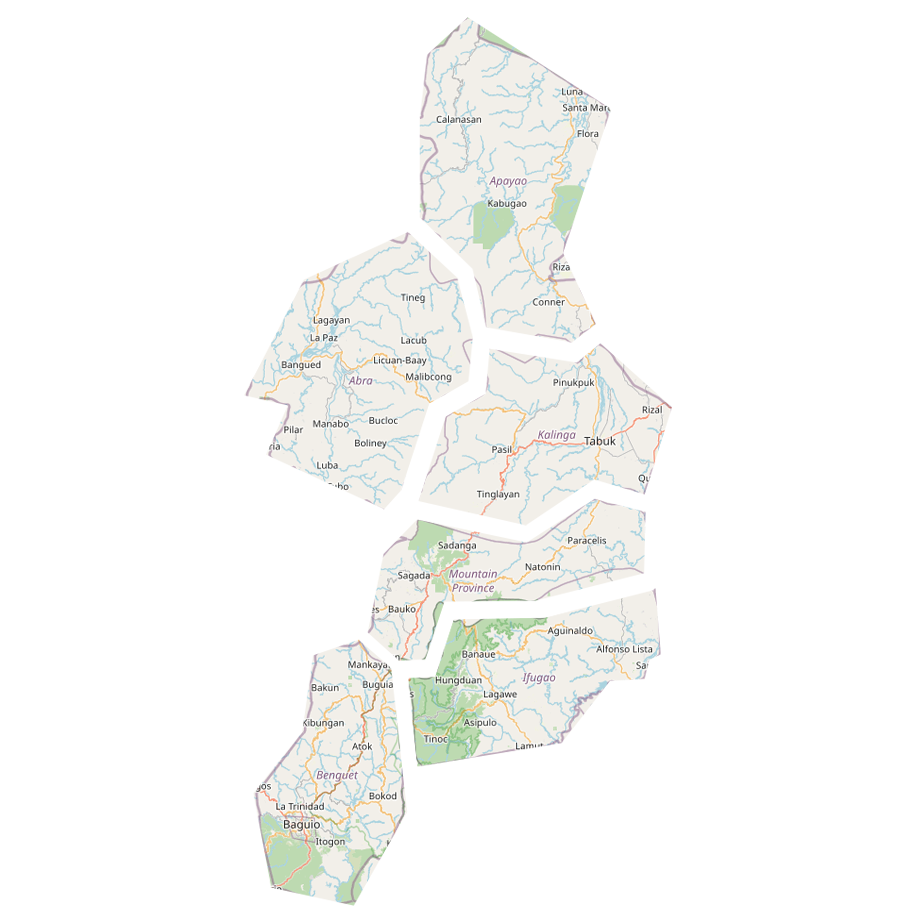
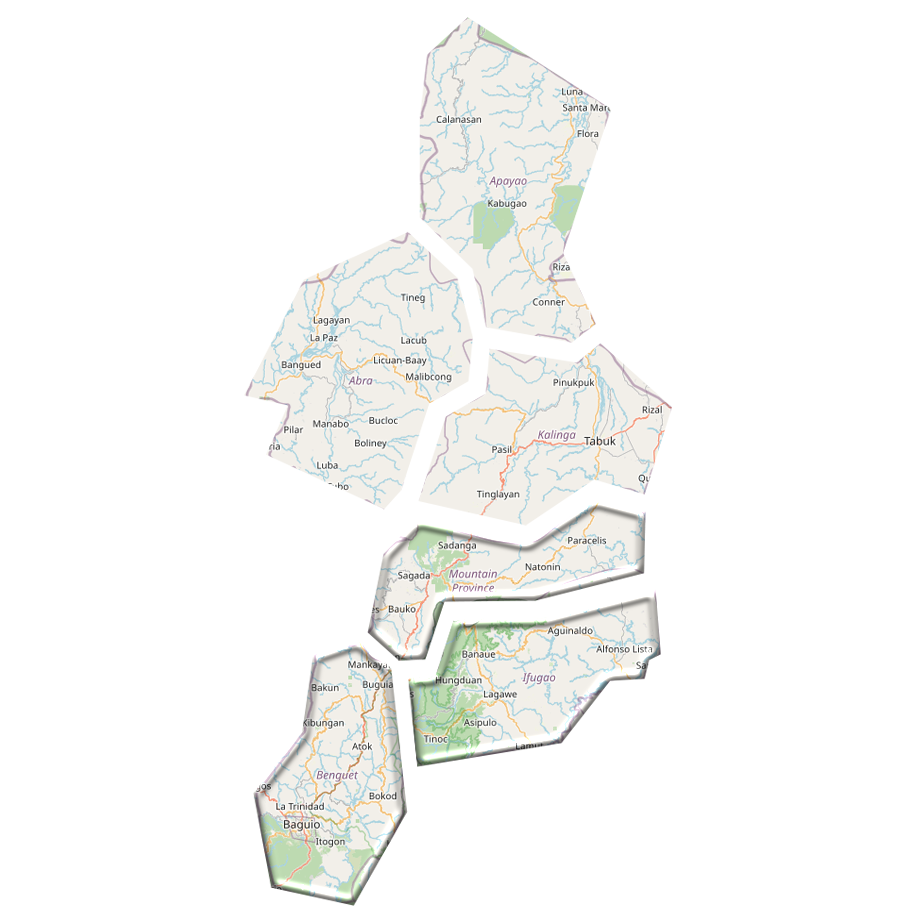
Layered file, before and after one edit (916x923). Changes by layer:
pixels changed over [253, 498, 661, 906] (layer not identified)
